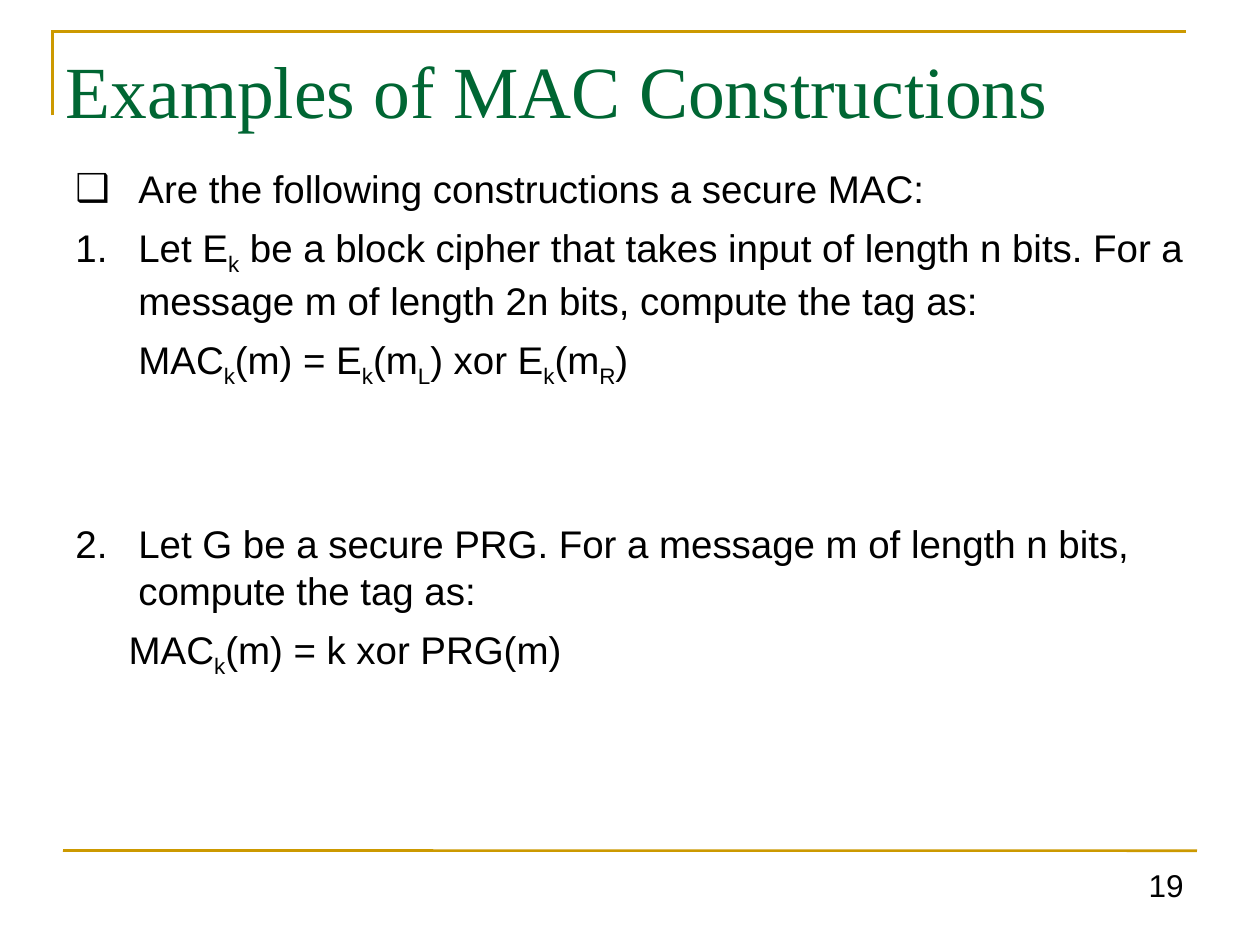
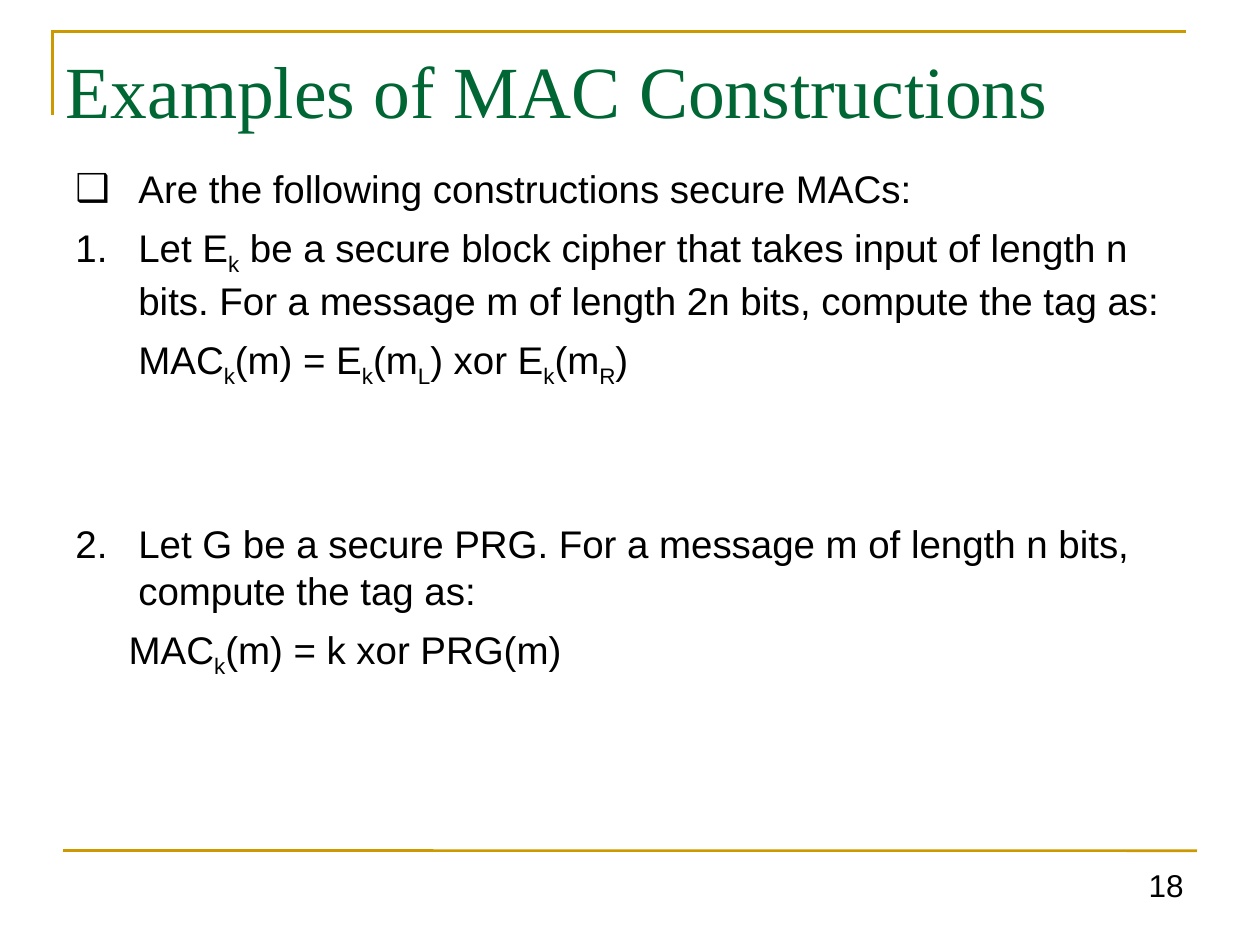
Before and after one commit to GhadaAlmashaqbeh/GhadaAlmashaqbeh.github.io, a slide deck: slide 18 of courses/cse3400-f2026/lecture5.pptx (slide 19 before the commit). Drawn at 1260x945 pixels with LibreOffice and Linux fonts; fonts in the diff are those of the drawing. Boxes give left, top, right and bottom in pixels: in the first picture for what was removed or moved away, otherwise in the second. Text is boxed around its words. In the diff, an @@ line names an element or a change of style, - is before the commit and + after.

```diff
--- a/courses/cse3400-f2026/lecture5.pptx
+++ b/courses/cse3400-f2026/lecture5.pptx
@@ text at bbox=[138, 175, 1159, 322]: text changed @@
-❑ Are the following constructions a secure MAC:
-1. Let Ek be a block cipher that takes input of length n bits. For a message m of length 2n bits, compute the tag as:
+❑ Are the following constructions secure MACs:
+1. Let Ek be a secure block cipher that takes input of length n bits. For a message m of length 2n bits, compute the tag as:
@@ page number at bbox=[1149, 875, 1184, 898]: text changed @@
-19
+18
```
Also in this commit, not shown: 16 other slides changed, 2 slides removed, 2 other files.
